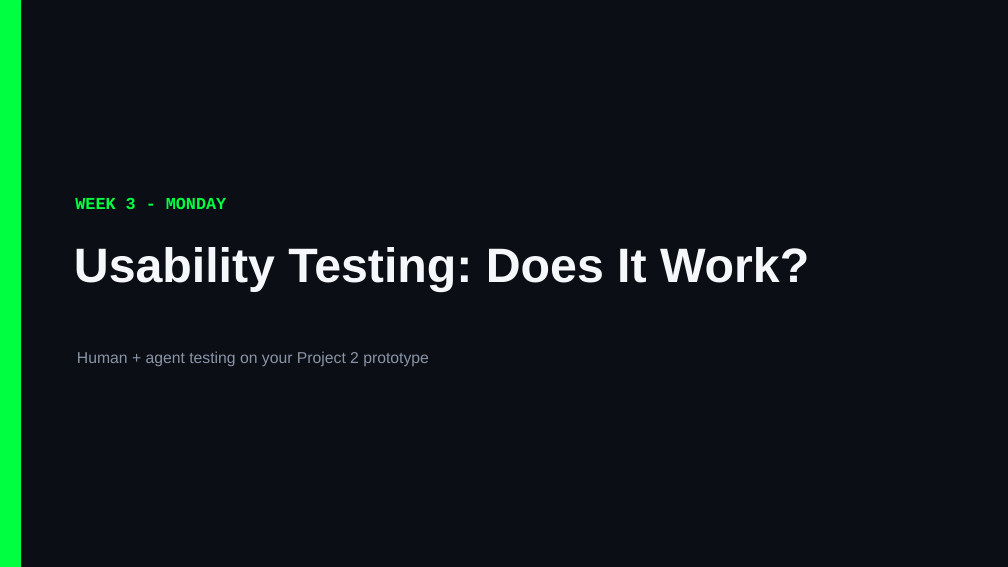
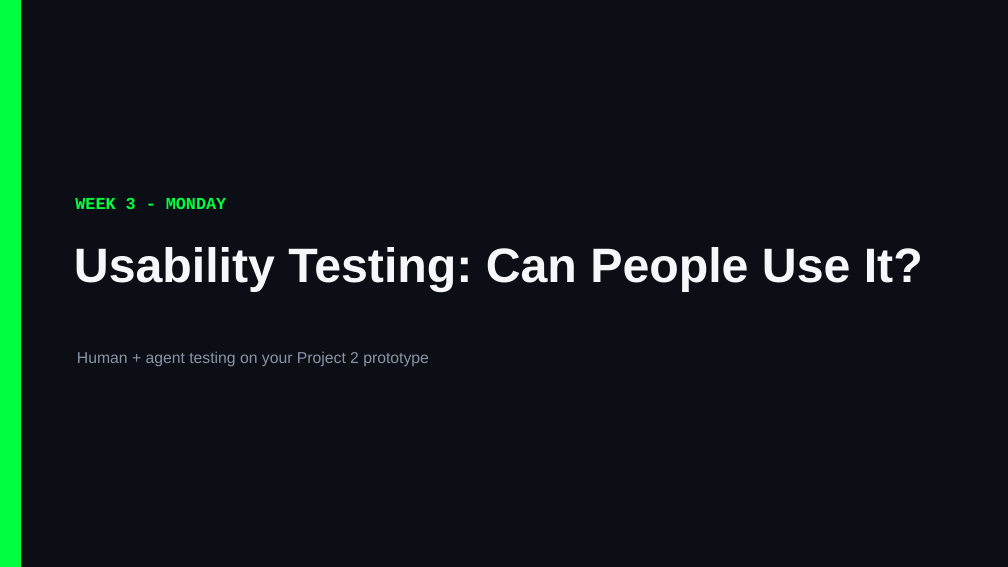
Before and after one commit to Cornell-Tech-Vibe-Coding-Summer-2026/website, a slide deck: slide 1 of slides/Week3-Mon-User-Testing-I.pptx. Drawn at 1008x567 pixels with LibreOffice and Linux fonts; fonts in the diff are those of the drawing. Boxes give left, top, right and bottom in pixels: in the first picture for what was removed or moved away, otherwise in the second. Text is boxed around its words. In the diff, an @@ line names an element or a change of style, - is before the commit and + after.

```diff
--- a/slides/Week3-Mon-User-Testing-I.pptx
+++ b/slides/Week3-Mon-User-Testing-I.pptx
@@ text at bbox=[74, 247, 923, 292]: text changed @@
-Usability Testing: Does It Work?
+Usability Testing: Can People Use It?
```
Also in this commit, not shown: 13 other slides changed, 2 slides added, 21 slides removed, 4 other files.
